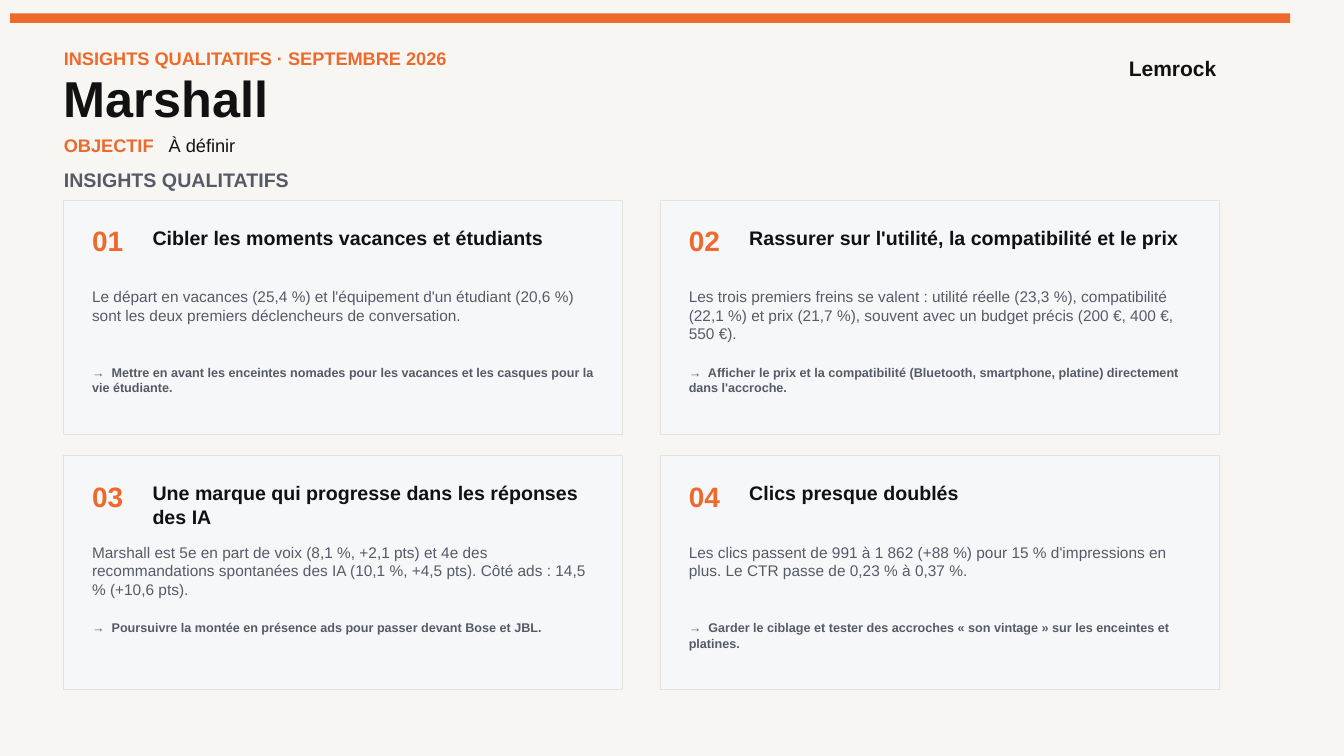
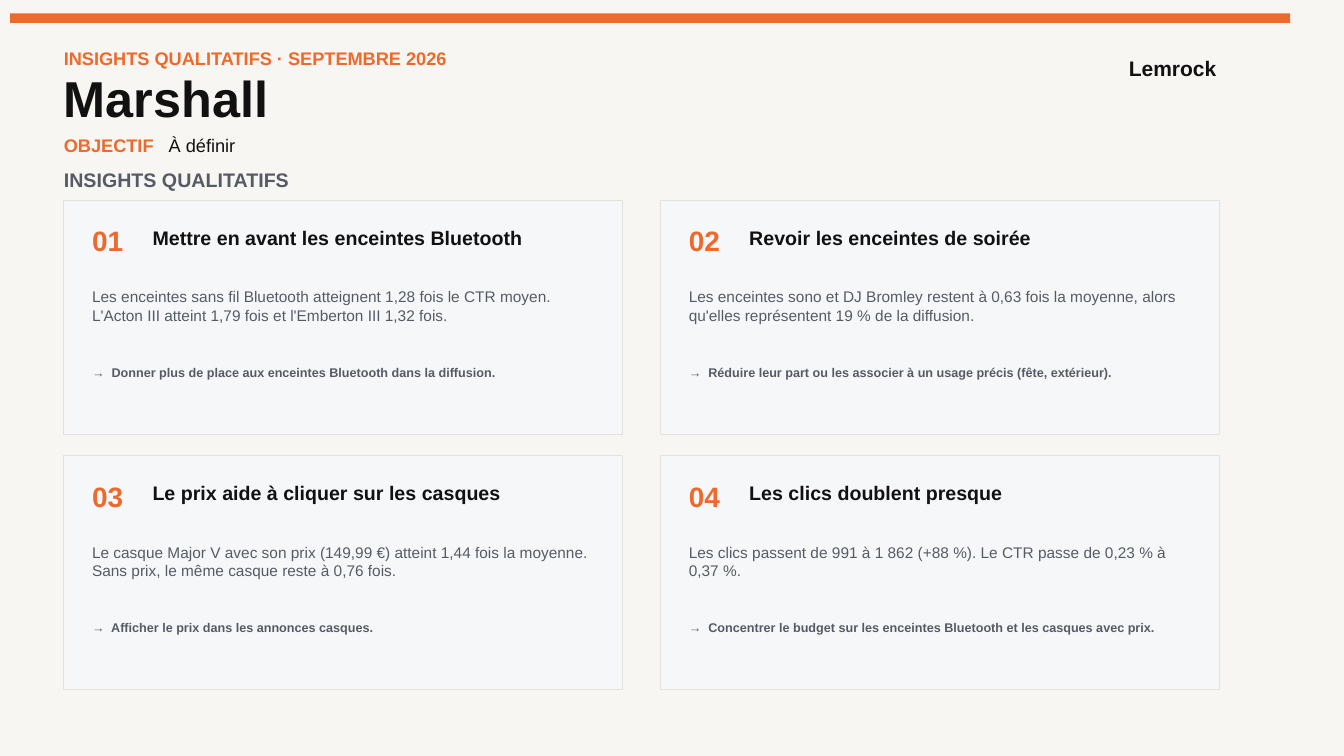
Before and after one commit to stephanemonmarson-creator/Lemrock, a slide deck: slide 28 of rapports/septembre/121026_Customer Success_Septembre 26.pptx (slide 32 before the commit). Drawn at 1344x756 pixels with LibreOffice and Linux fonts; fonts in the diff are those of the drawing. Boxes give left, top, right and bottom in pixels: in the first picture for what was removed or moved away, otherwise in the second. Text is boxed around its words. In the diff, an @@ line names an element or a change of style, - is before the commit and + after.

```diff
--- a/rapports/septembre/121026_Customer Success_Septembre 26.pptx
+++ b/rapports/septembre/121026_Customer Success_Septembre 26.pptx
@@ text at bbox=[153, 230, 522, 246]: text changed @@
-Cibler les moments vacances et étudiants
+Mettre en avant les enceintes Bluetooth
@@ text at bbox=[749, 230, 1031, 246]: text changed @@
-Rassurer sur l'utilité, la compatibilité et le prix
+Revoir les enceintes de soirée
@@ text at bbox=[92, 291, 551, 323]: text changed @@
-Le départ en vacances (25,4 %) et l'équipement d'un étudiant (20,6 %) sont les deux premiers déclencheurs de conversation.
+Les enceintes sans fil Bluetooth atteignent 1,28 fois le CTR moyen. L'Acton III atteint 1,79 fois et l'Emberton III 1,32 fois.
@@ text at bbox=[689, 290, 1175, 324]: text changed @@
-Les trois premiers freins se valent : utilité réelle (23,3 %), compatibilité (22,1 %) et prix (21,7 %), souvent avec un budget précis (200 €, 400 €, 550 €).
+Les enceintes sono et DJ Bromley restent à 0,63 fois la moyenne, alors qu'elles représentent 19 % de la diffusion.
@@ text at bbox=[112, 368, 496, 380]: text changed @@
-→ Mettre en avant les enceintes nomades pour les vacances et les casques pour la vie étudiante.
+→ Donner plus de place aux enceintes Bluetooth dans la diffusion.
@@ text at bbox=[708, 367, 1112, 380]: text changed @@
-→ Afficher le prix et la compatibilité (Bluetooth, smartphone, platine) directement dans l'accroche.
+→ Réduire leur part ou les associer à un usage précis (fête, extérieur).
@@ text at bbox=[153, 485, 501, 504]: text changed @@
-Une marque qui progresse dans les réponses des IA
+Le prix aide à cliquer sur les casques
@@ text at bbox=[749, 485, 1002, 504]: text changed @@
-Clics presque doublés
+Les clics doublent presque
@@ text at bbox=[92, 547, 588, 579]: text changed @@
-Marshall est 5e en part de voix (8,1 %, +2,1 pts) et 4e des recommandations spontanées des IA (10,1 %, +4,5 pts). Côté ads : 14,5 % (+10,6 pts).
+Le casque Major V avec son prix (149,99 €) atteint 1,44 fois la moyenne. Sans prix, le même casque reste à 0,76 fois.
@@ text at bbox=[689, 546, 1166, 578]: text changed @@
-Les clics passent de 991 à 1 862 (+88 %) pour 15 % d'impressions en plus. Le CTR passe de 0,23 % à 0,37 %.
+Les clics passent de 991 à 1 862 (+88 %). Le CTR passe de 0,23 % à 0,37 %.
@@ text at bbox=[111, 623, 373, 635]: text changed @@
-→ Poursuivre la montée en présence ads pour passer devant Bose et JBL.
+→ Afficher le prix dans les annonces casques.
@@ text at bbox=[708, 623, 1155, 635]: text changed @@
-→ Garder le ciblage et tester des accroches « son vintage » sur les enceintes et platines.
+→ Concentrer le budget sur les enceintes Bluetooth et les casques avec prix.
```
Also in this commit, not shown: 35 other slides changed, 8 slides removed, 48 other files.
